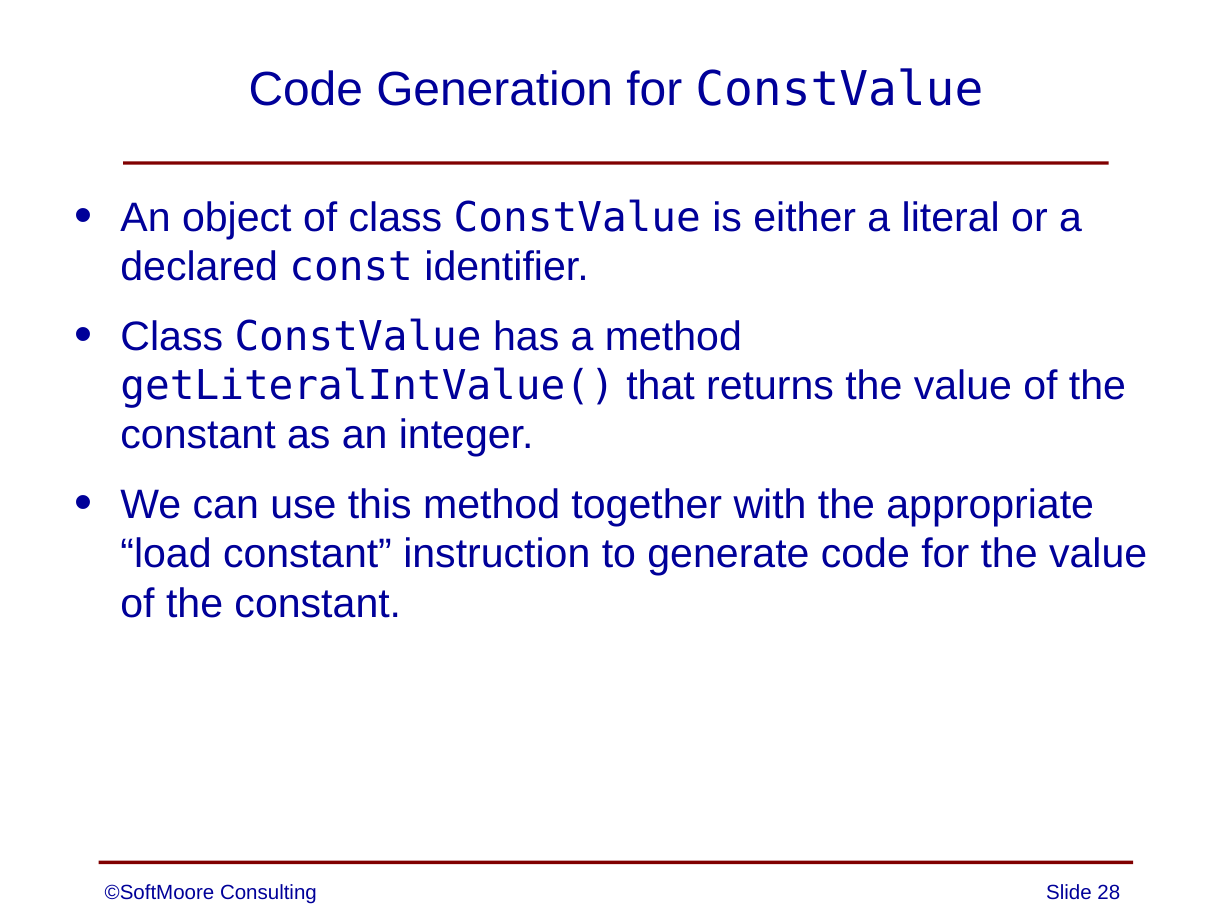
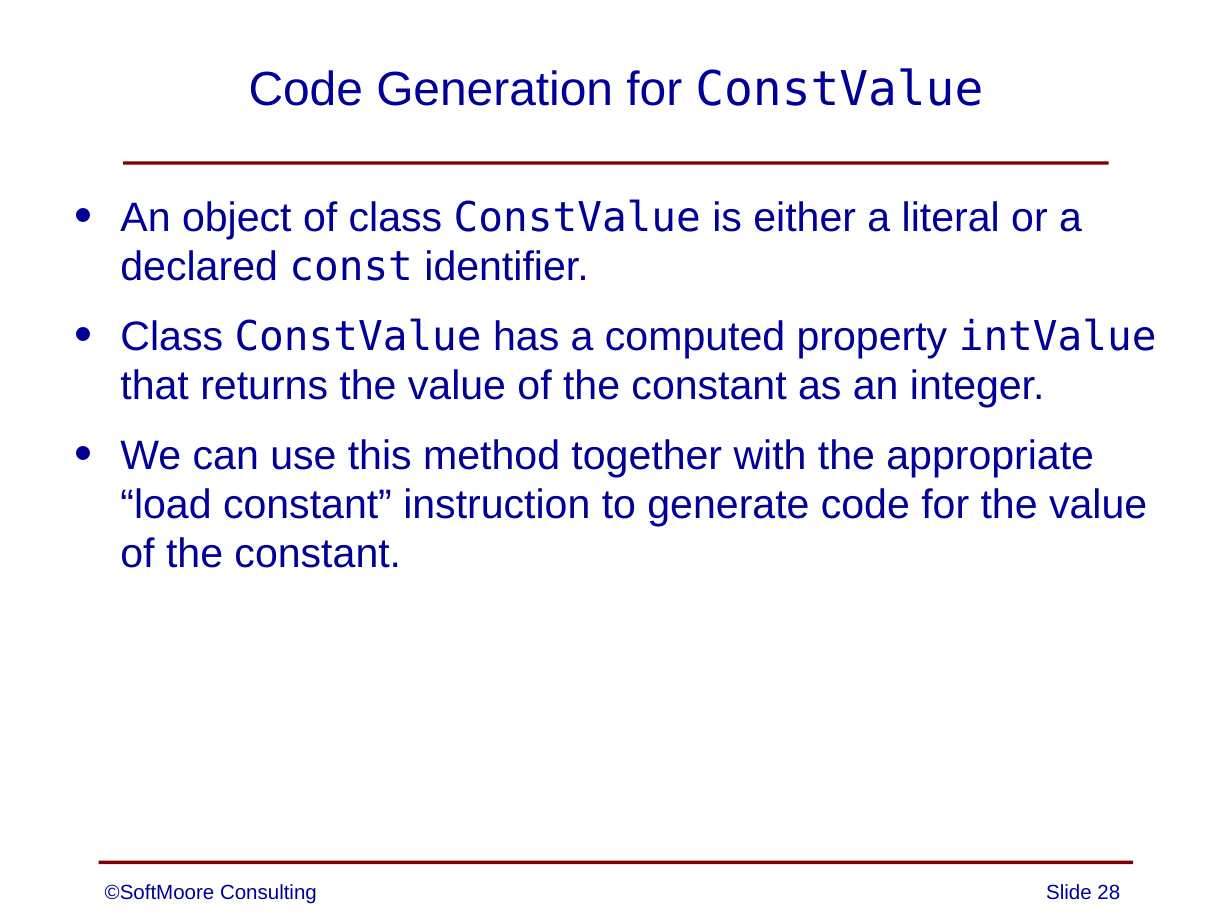
Before and after one commit to SoftMoore/CPRL-Kt-2nd, a slide deck: slide 28 of PowerPoints/11 - Code Generation.pptx. Drawn at 1232x924 pixels with LibreOffice and Linux fonts; fonts in the diff are those of the drawing. Boxes give left, top, right and bottom in pixels: in the first picture for what was removed or moved away, otherwise in the second. Text is boxed around its words. In the diff, an @@ line names an element or a change of style, - is before the commit and + after.

```diff
--- a/PowerPoints/11 - Code Generation.pptx
+++ b/PowerPoints/11 - Code Generation.pptx
@@ text at (x1=120, y1=318, x2=1157, y2=407): text changed @@
-• Class ConstValue has a method getLiteralIntValue() that returns the value of the constant as an integer.
+• Class ConstValue has a computed property intValue that returns the value of the constant as an integer.
```
Also in this commit, not shown: 1 other slide changed.
